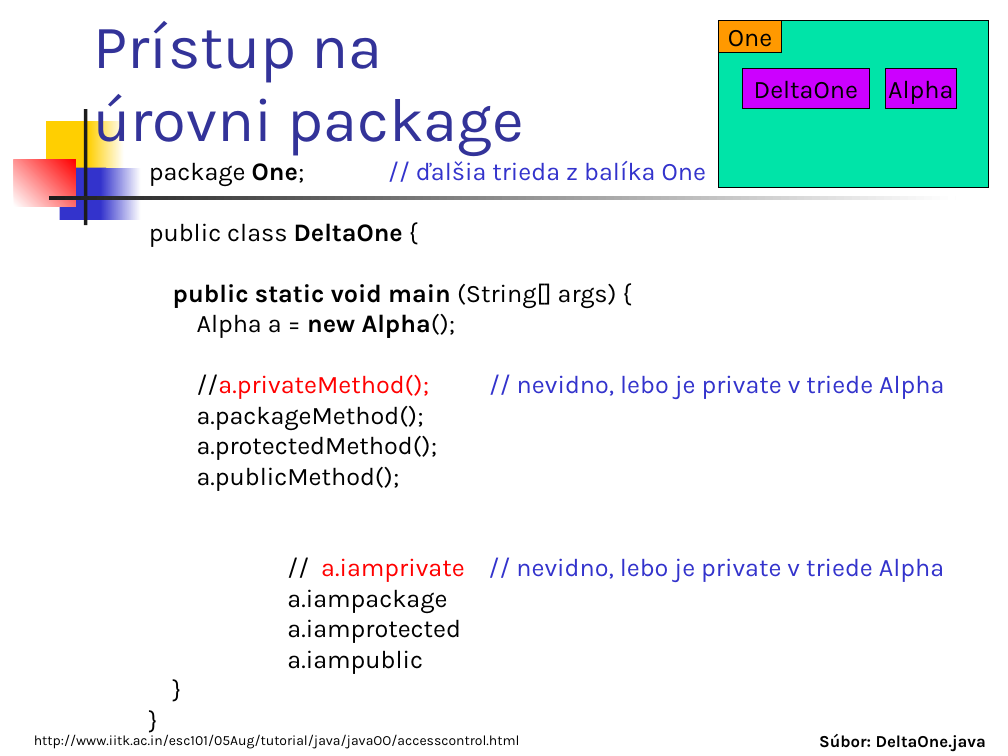
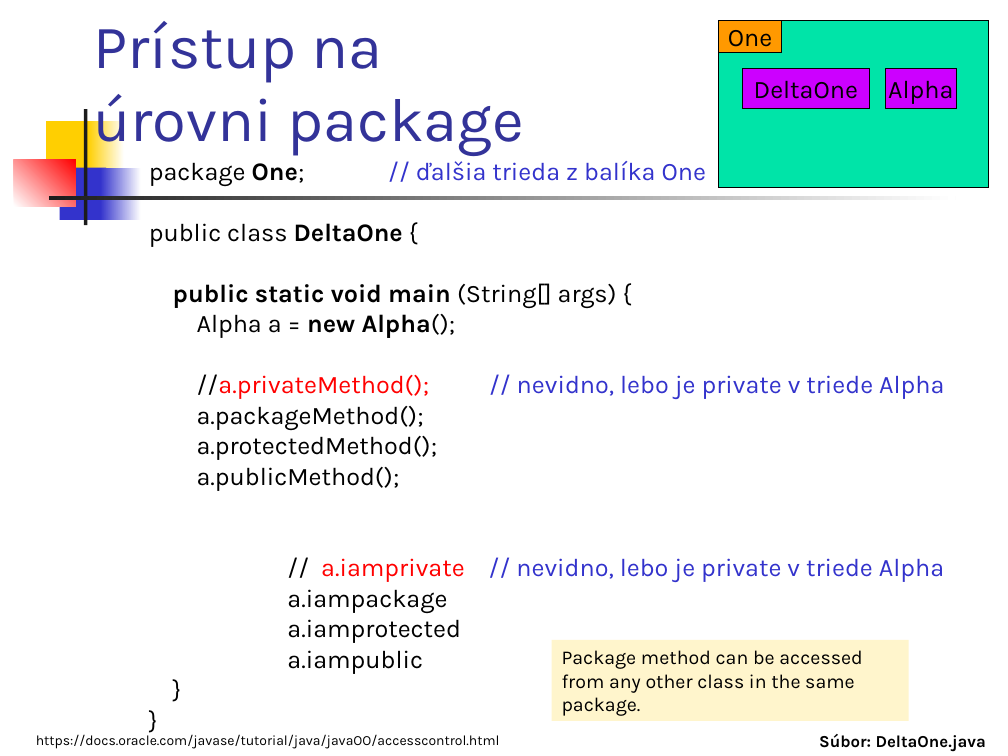
Before and after one commit to Programovanie4/Prednasky, a slide deck: slide 40 of 04/04_java.ppt (slide 39 before the commit). Drawn at 1008x756 pixels with LibreOffice and Linux fonts; fonts in the diff are those of the drawing. Boxes give left, top, right and bottom in pixels: in the first picture for what was removed or moved away, otherwise in the second. Text is boxed around its words. In the diff, an @@ line names an element or a change of style, - is before the commit and + after.

```diff
--- a/04/04_java.ppt
+++ b/04/04_java.ppt
@@ rectangle added at [551, 640, 908, 721], fill #FFF5CC, 14 pt, text #000000 @@
+Package method can be accessed from any other class in the same package.
@@ text at [36, 734, 500, 749]: text changed @@
-http://www.iitk.ac.in/esc101/05Aug/tutorial/java/javaOO/accesscontrol.html
+https://docs.oracle.com/javase/tutorial/java/javaOO/accesscontrol.html
```
Also in this commit, not shown: 4 other slides changed, 1 slide added, 9 other files.
